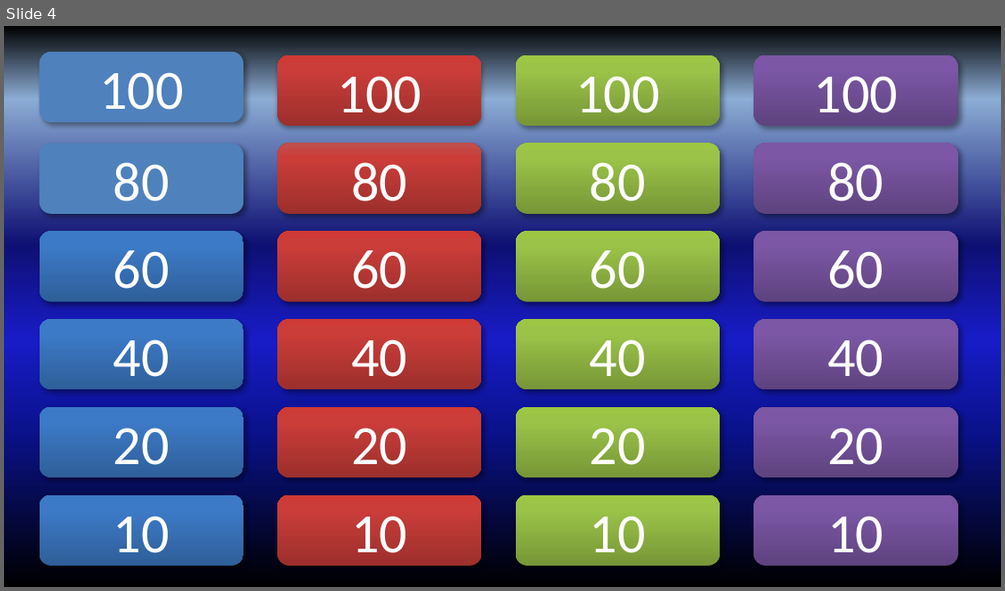
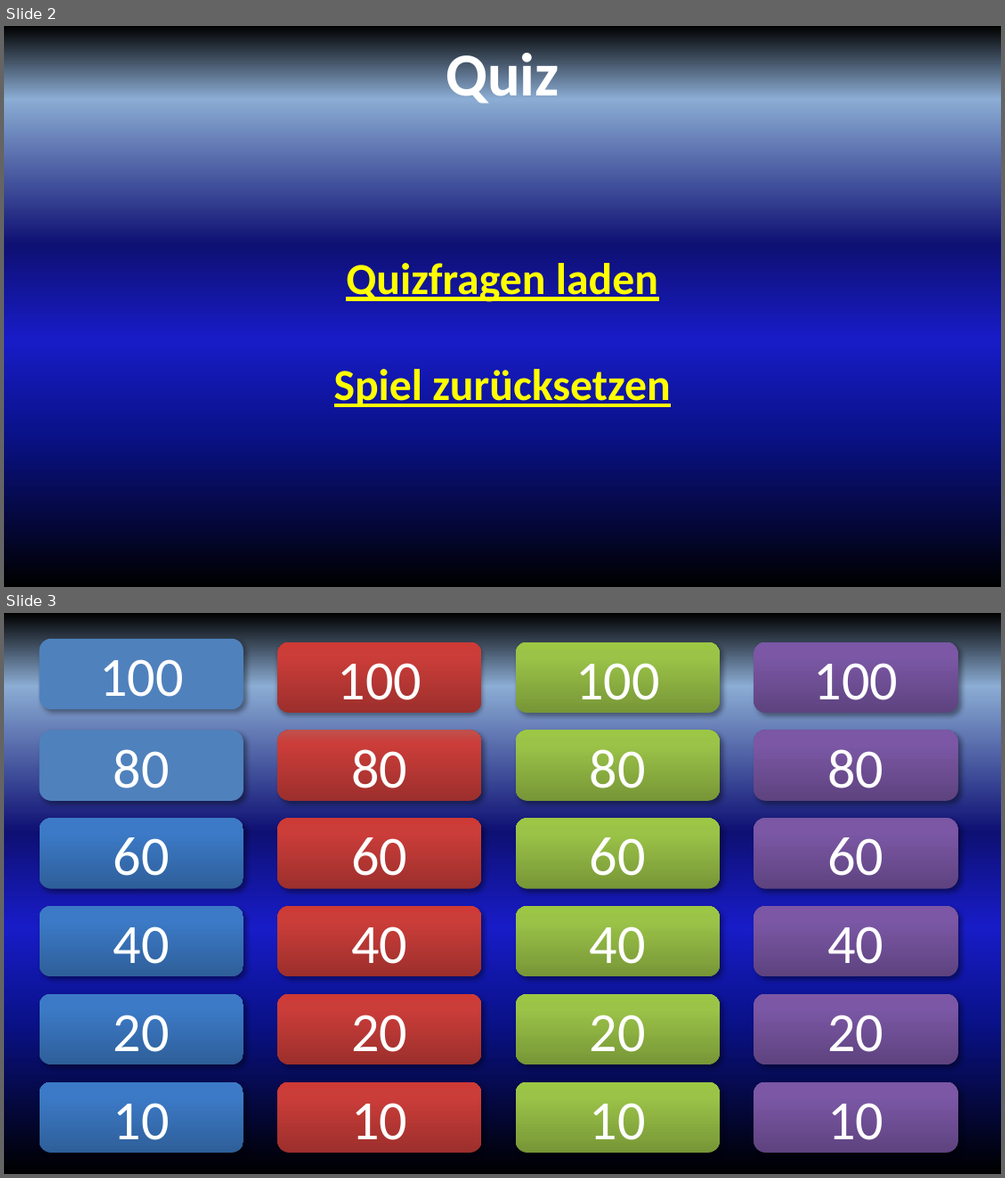
Before and after one commit to mailias/powerpoint_quiz, a slide deck: quiz.pptm. Shown one above the other, each under a label of ours: slide 4 before the commit, slides 2 and 3 after it. The pictures are 1005x591 and 1005x1178 pixels, drawn with LibreOffice and Linux fonts; fonts in the diff are those of the drawing. Boxes give left, top, right and bottom in pixels: in the first picture for what was removed or moved away, otherwise in the second. Text is boxed around its words. In the diff, an @@ line names an element or a change of style, - is before the commit and + after.

```diff
--- a/quiz.pptm
+++ b/quiz.pptm
@@ slide 2 added at (4,26,1001,587), background gradient #000000 to #0A128C to #181CC7 to #0E1073 to #8BACD3 @@
@@ title added at (445,45,559,103), 44 pt, text #FFFFFF, bold @@
+Quiz
@@ text added at (334,263,670,407), 32 pt, text #FFFF00, bold, underline @@
+Quizfragen laden
+Spiel zurücksetzen
@@ what was slide 4 is now slide 3 @@
```
Also in this commit, not shown: 2 slides changed, 2 slides removed, 1 other file.
